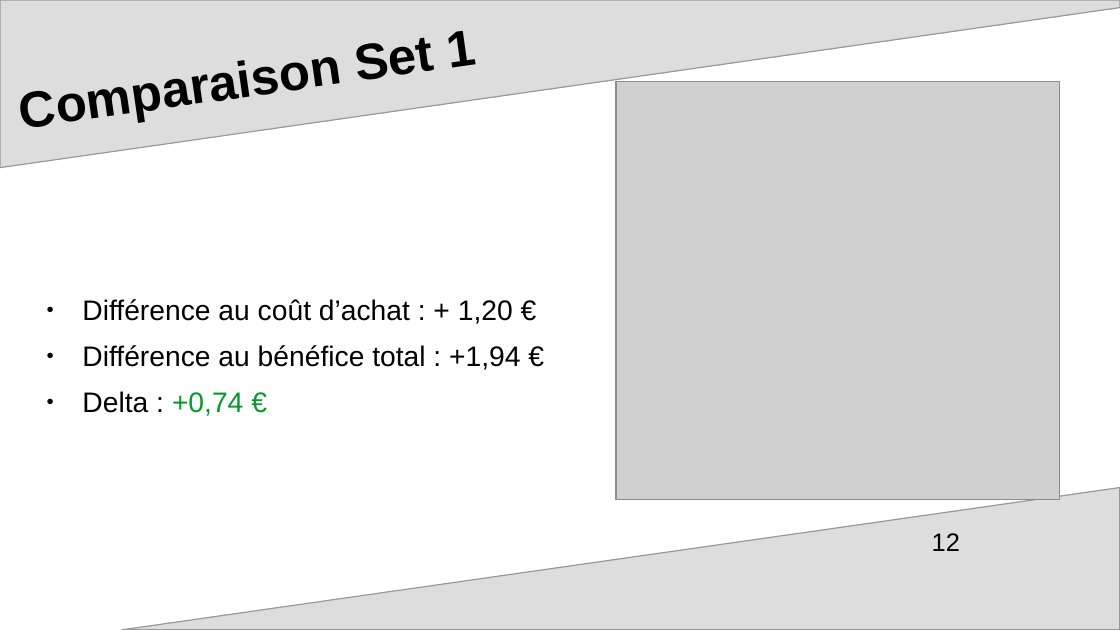
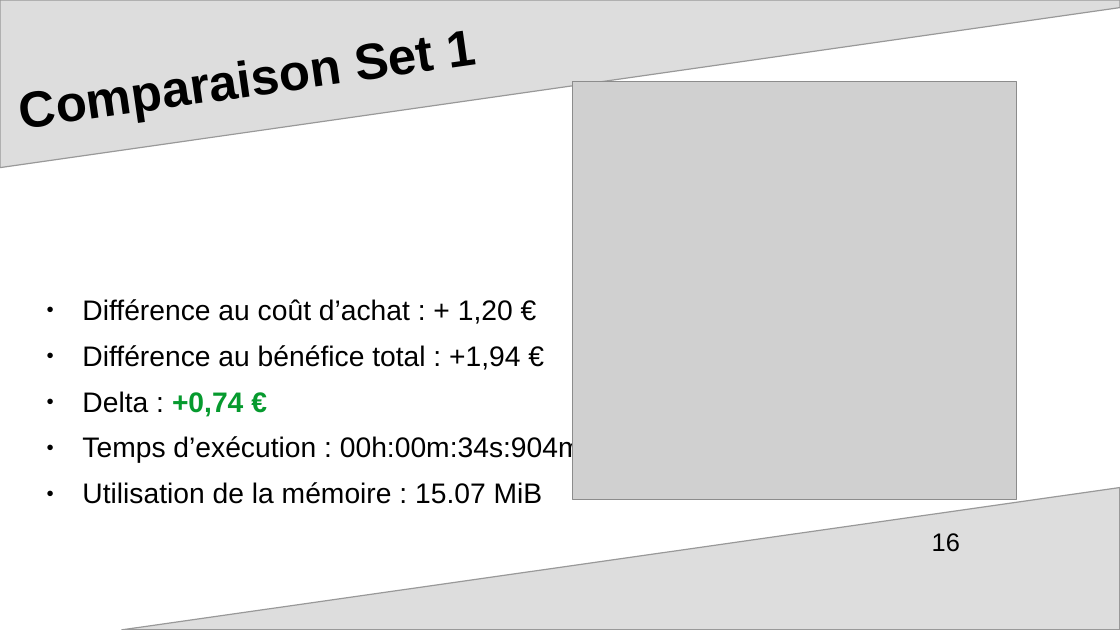
Before and after one commit to mcourte/OC_Projet7, a slide deck: slide 16 of ppt_soutenance.odp (slide 12 before the commit). Drawn at 1120x630 pixels with LibreOffice and Linux fonts; fonts in the diff are those of the drawing; grey boxes stand for pictures; background and template pictures are left out. Boxes give left, top, right and bottom in pixels: in the first picture for what was removed or moved away, otherwise in the second. Text is boxed around its words. In the diff, an @@ line names an element or a change of style, - is before the commit and + after.

```diff
--- a/ppt_soutenance.odp
+++ b/ppt_soutenance.odp
@@ picture moved from (x1=616, y1=81, x2=1060, y2=500) to (x1=573, y1=81, x2=1017, y2=500) @@
@@ text at (x1=82, y1=391, x2=243, y2=417): bold on in "+0,74 €" @@
@@ text at (x1=82, y1=435, x2=596, y2=504): paragraphs added @@
+● Temps d’exécution : 00h:00m:34s:904ms
+● Utilisation de la mémoire : 15.07 MiB
@@ page number at (x1=932, y1=533, x2=960, y2=552): text changed @@
-12
+16
```
Also in this commit, not shown: 5 other slides changed, 4 slides added.
